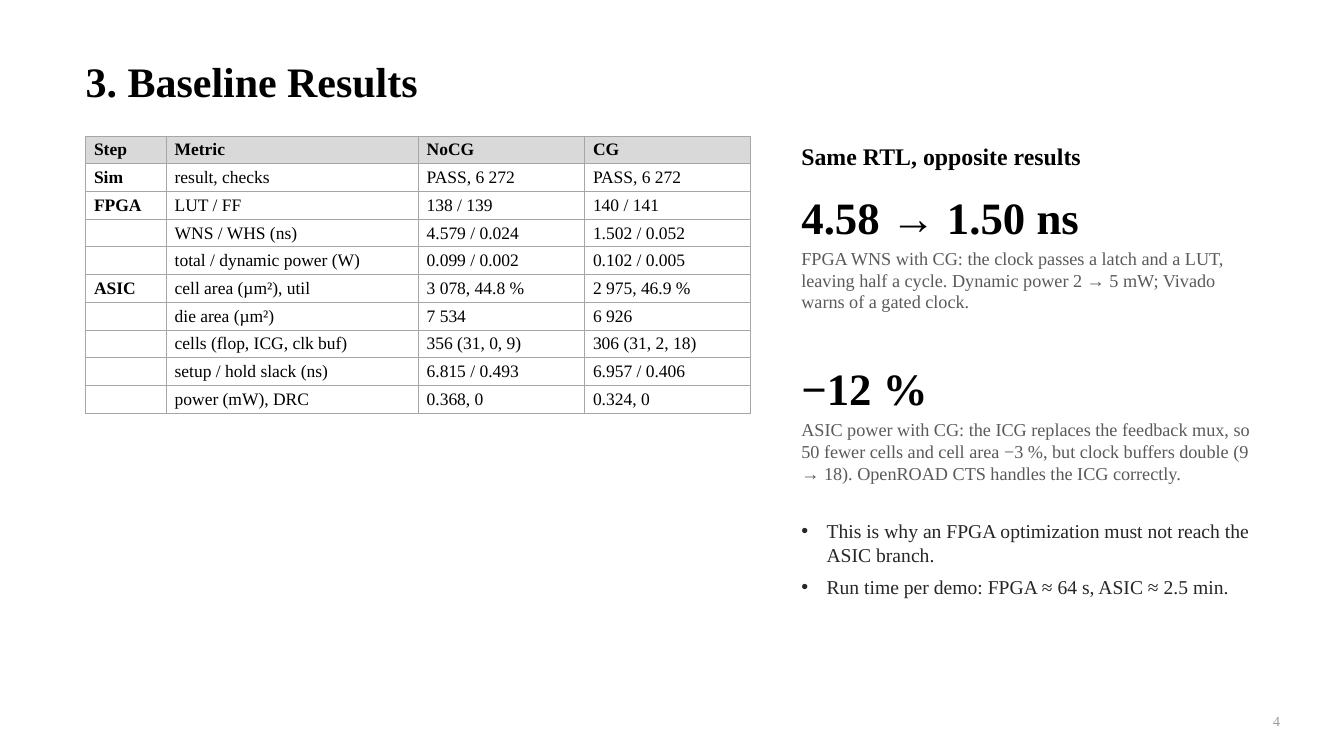
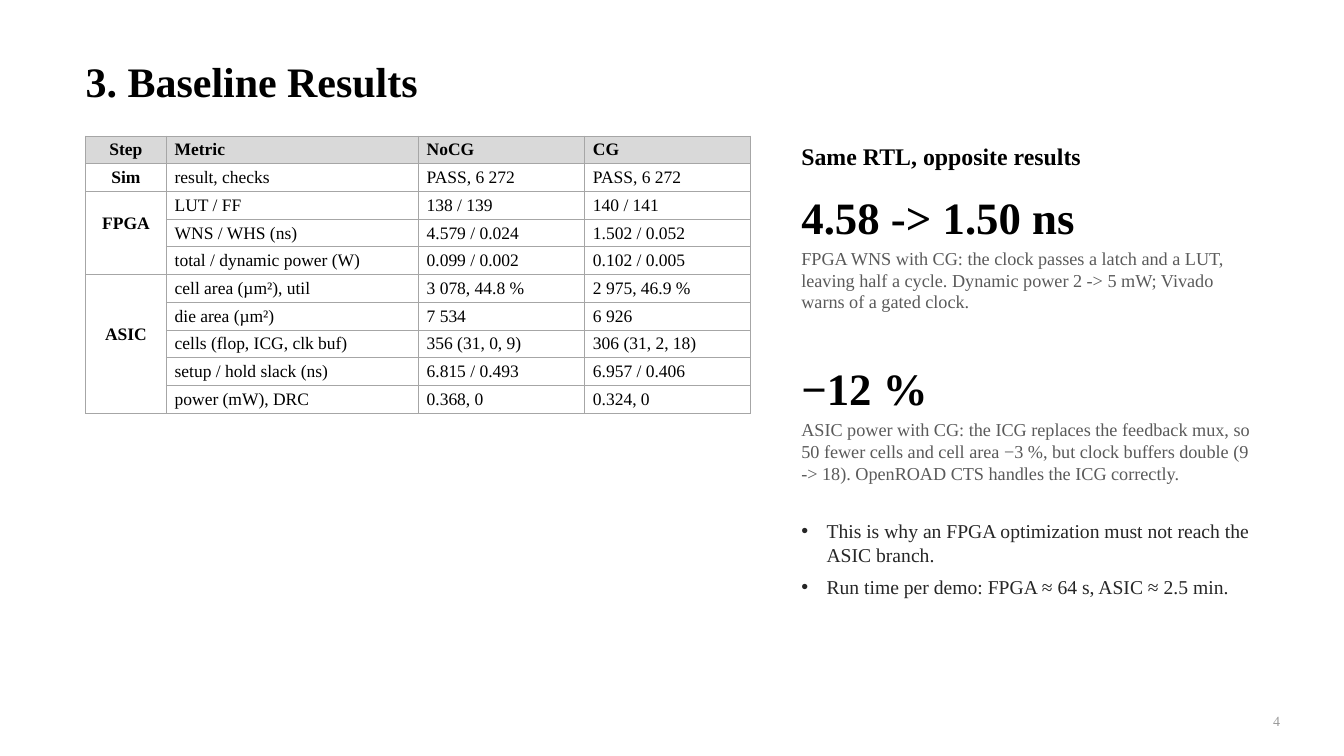
Before and after one commit to chipchip-tech/CHIA-workflow, a slide deck: slide 4 of projects/demo-alu/report/ProgressReport_22-11.pptx. Drawn at 1344x756 pixels with LibreOffice and Linux fonts; fonts in the diff are those of the drawing. Boxes give left, top, right and bottom in pixels: in the first picture for what was removed or moved away, otherwise in the second. Text is boxed around its words. In the diff, an @@ line names an element or a change of style, - is before the commit and + after.

```diff
--- a/projects/demo-alu/report/ProgressReport_22-11.pptx
+++ b/projects/demo-alu/report/ProgressReport_22-11.pptx
@@ table at (86,136,751,413) @@
@@ alignment left to centre @@
@@ text at (801,204,1074,235): text changed @@
-4.58 → 1.50 ns
+4.58 -> 1.50 ns
@@ text at (801,252,1223,312): text changed @@
-FPGA WNS with CG: the clock passes a latch and a LUT, leaving half a cycle. Dynamic power 2 → 5 mW; Vivado warns of a gated clock.
+FPGA WNS with CG: the clock passes a latch and a LUT, leaving half a cycle. Dynamic power 2 -> 5 mW; Vivado warns of a gated clock.
@@ text at (801,423,1250,484): text changed @@
-ASIC power with CG: the ICG replaces the feedback mux, so 50 fewer cells and cell area −3 %, but clock buffers double (9 → 18). OpenROAD CTS handles the ICG correctly.
+ASIC power with CG: the ICG replaces the feedback mux, so 50 fewer cells and cell area −3 %, but clock buffers double (9 -> 18). OpenROAD CTS handles the ICG correctly.
```
Also in this commit, not shown: 7 other slides changed, 5 other files.
